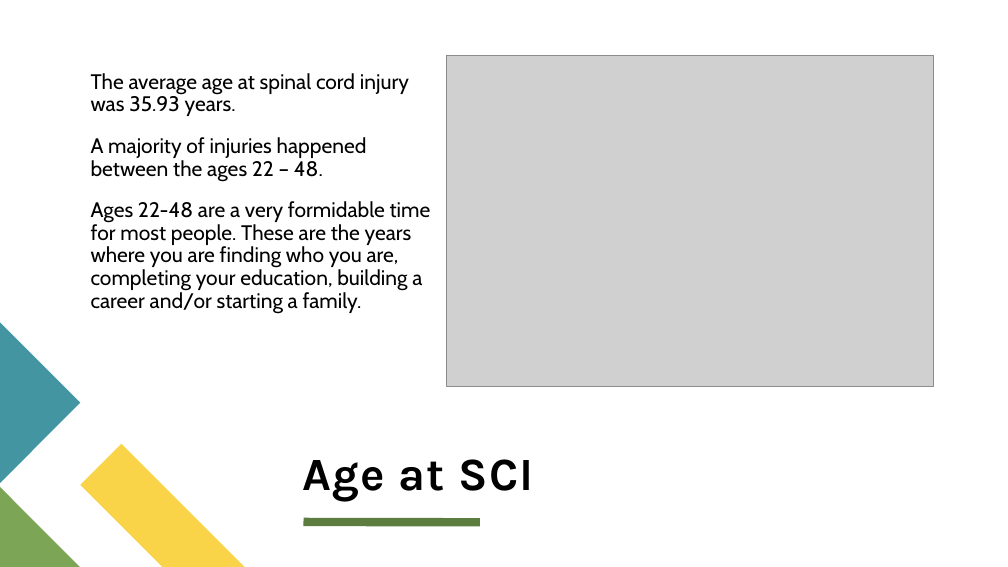
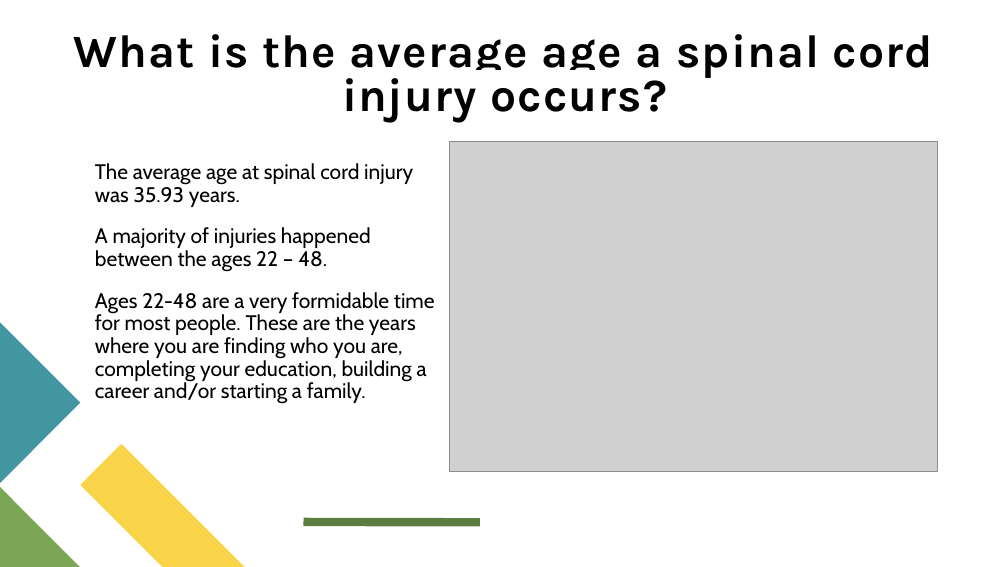
Before and after one commit to DanielMoralesII/Capstone, a slide deck: slide 5 of ppt/sci.pptx (slide 4 before the commit). Drawn at 1008x567 pixels with LibreOffice and Linux fonts; fonts in the diff are those of the drawing; grey boxes stand for pictures. Boxes give left, top, right and bottom in pixels: in the first picture for what was removed or moved away, otherwise in the second. Text is boxed around its words. In the diff, an @@ line names an element or a change of style, - is before the commit and + after.

```diff
--- a/ppt/sci.pptx
+++ b/ppt/sci.pptx
@@ title at box(74, 34, 933, 122): text changed; text colour #000000 to #010101 @@
-Age at SCI
+What is the average age a spinal cord injury occurs?
@@ text "The average age at spinal ...": place and size @@
-text "The average age at spinal ..." at box(91, 73, 431, 314)
+text "The average age at spinal ..." at box(95, 163, 435, 404)
@@ picture: place and size @@
-picture at box(446, 55, 934, 386)
+picture at box(450, 141, 938, 472)
```
Also in this commit, not shown: 5 other slides changed, 4 slides added, 2 other files.
